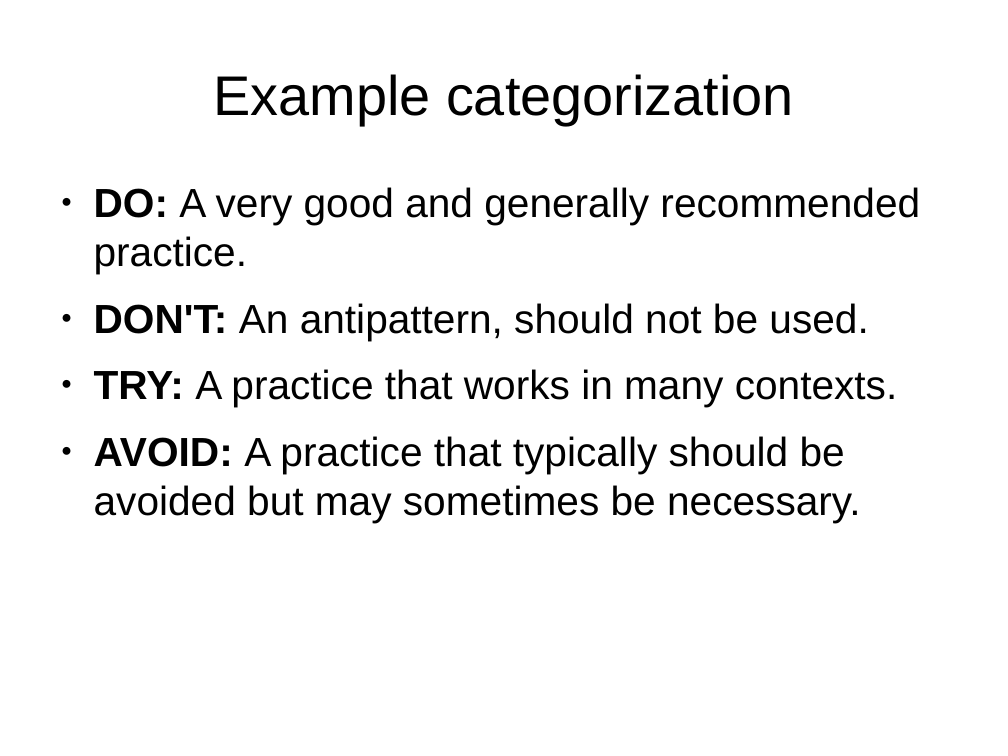
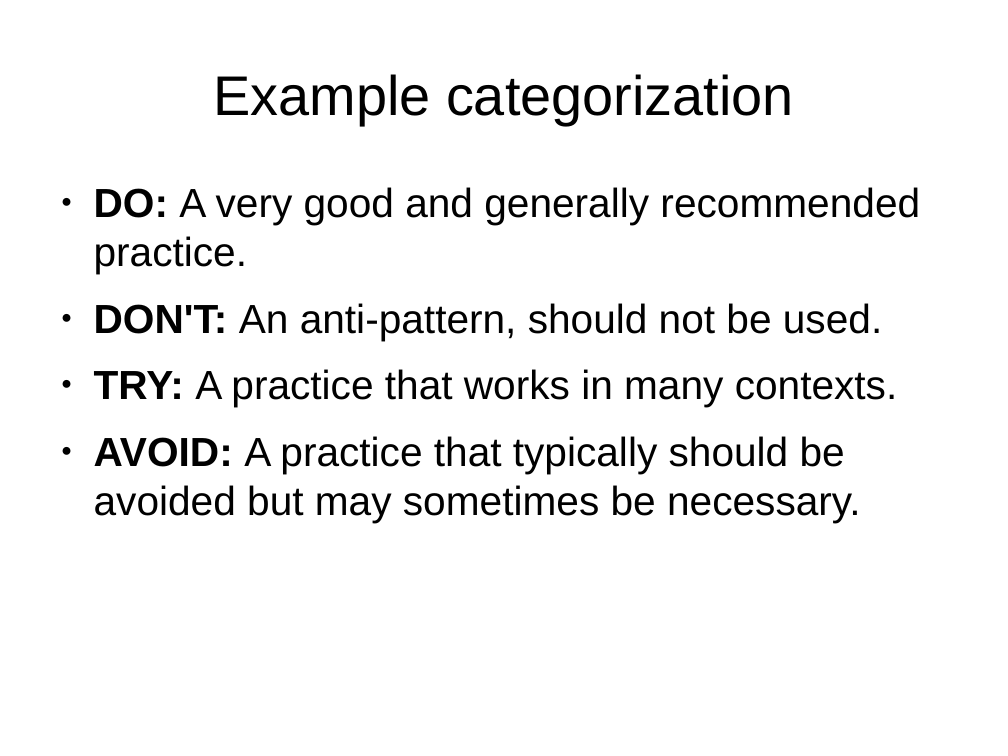
Before and after one commit to robotframework/DosDontsSlides, a slide deck: slide 6 of RobotFrameworkDosAndDonts.odp. Drawn at 1008x756 pixels with LibreOffice and Linux fonts; fonts in the diff are those of the drawing. Boxes give left, top, right and bottom in pixels: in the first picture for what was removed or moved away, otherwise in the second. Text is boxed around its words. In the diff, an @@ line names an element or a change of style, - is before the commit and + after.

```diff
--- a/RobotFrameworkDosAndDonts.odp
+++ b/RobotFrameworkDosAndDonts.odp
@@ text at <box>94,303,882,340</box>: text changed @@
-● DON'T: An antipattern, should not be used.
+● DON'T: An anti-pattern, should not be used.
```
Also in this commit, not shown: 6 other slides changed.
